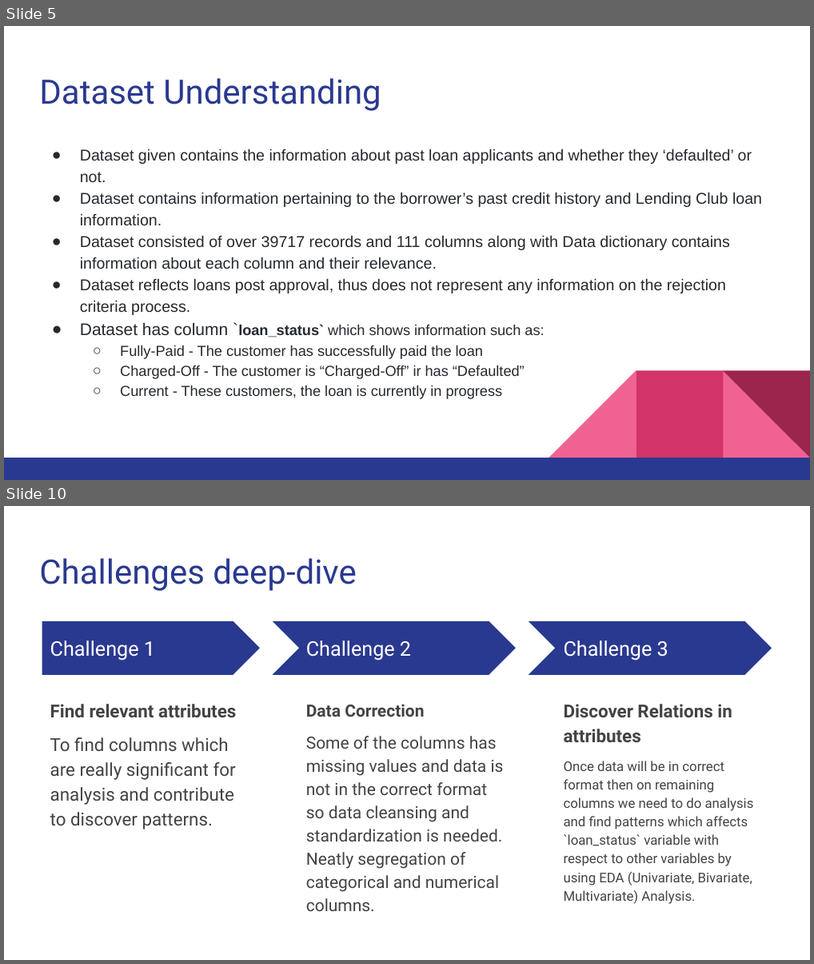
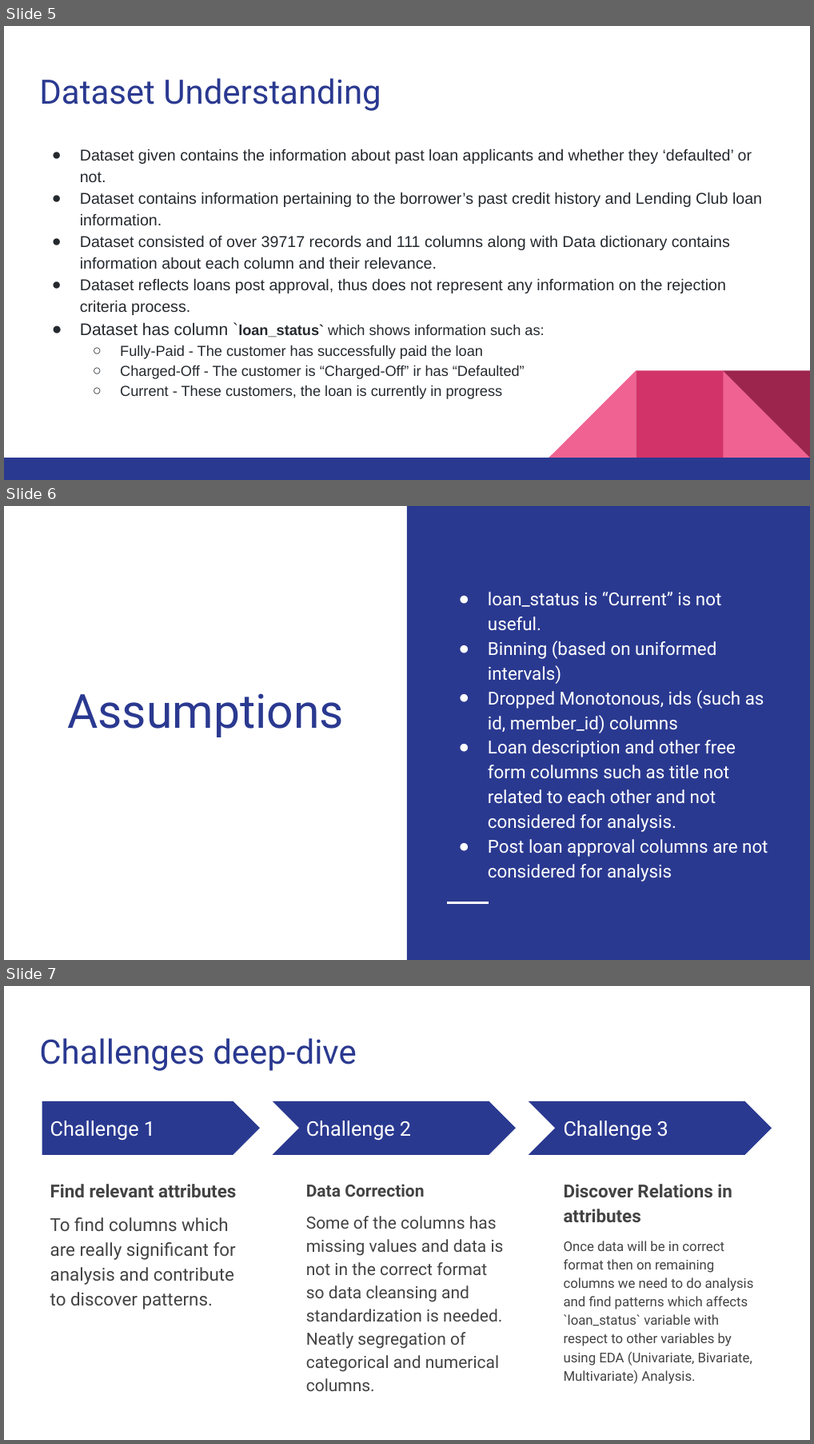
Before and after one commit to rajeevin/LendingClubCaseStudy, a slide deck: Lending Club Case study.pptx. Shown one above the other, each under a label of ours: slides 5 and 10 before the commit, slides 5, 6 and 7 after it; the slides between them are not shown. The pictures are 814x964 and 814x1444 pixels, drawn with LibreOffice and Linux fonts; fonts in the diff are those of the drawing. Boxes give left, top, right and bottom in pixels: in the first picture for what was removed or moved away, otherwise in the second. Text is boxed around its words. In the diff, an @@ line names an element or a change of style, - is before the commit and + after.

```diff
--- a/Lending Club Case study.pptx
+++ b/Lending Club Case study.pptx
@@ slide 6 added at (4, 506, 810, 960), background #FFFFFF @@
@@ rectangle added at (407, 506, 810, 959), fill #2A3990 @@
@@ text added at (488, 592, 768, 881), 16 pt, text #FFFFFF @@
+● loan_status is “Current” is not useful.
+● Binning (based on uniformed intervals)
+● Dropped Monotonous, ids (such as id, member_id) columns
+● Loan description and other free form columns such as title not related to each other and not considered for analysis.
+● Post loan approval columns are not considered for analysis
@@ title added at (67, 693, 344, 737), 42 pt, text #2A3990 @@
+Assumptions
@@ line added from (447, 903) to (489, 903), #FFFFFF 1.5 pt @@
@@ what was slide 10 is now slide 7 @@
```
Also in this commit, not shown: 8 slides changed, 1 other slide added, 1 slide removed, 1 other file.
